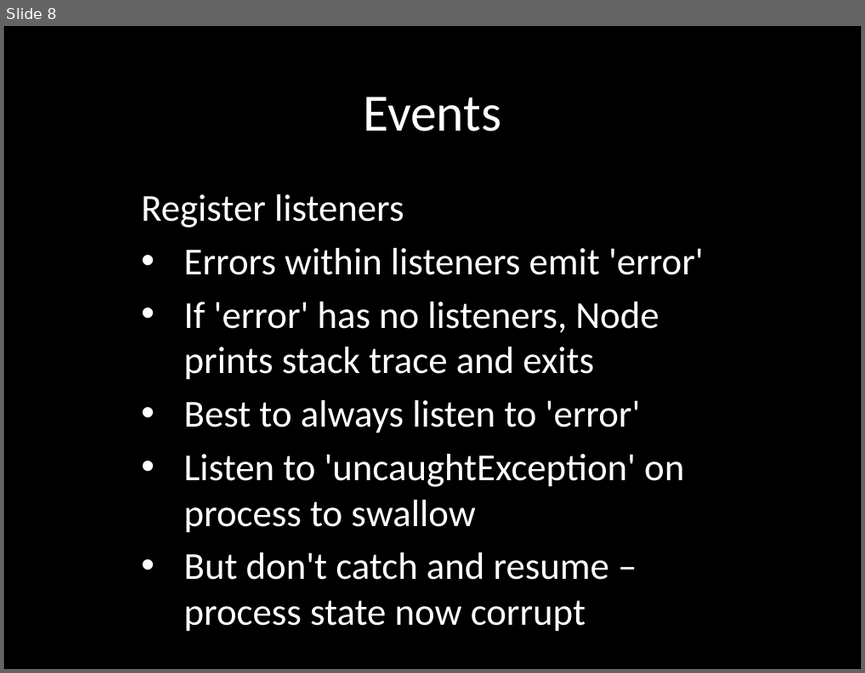
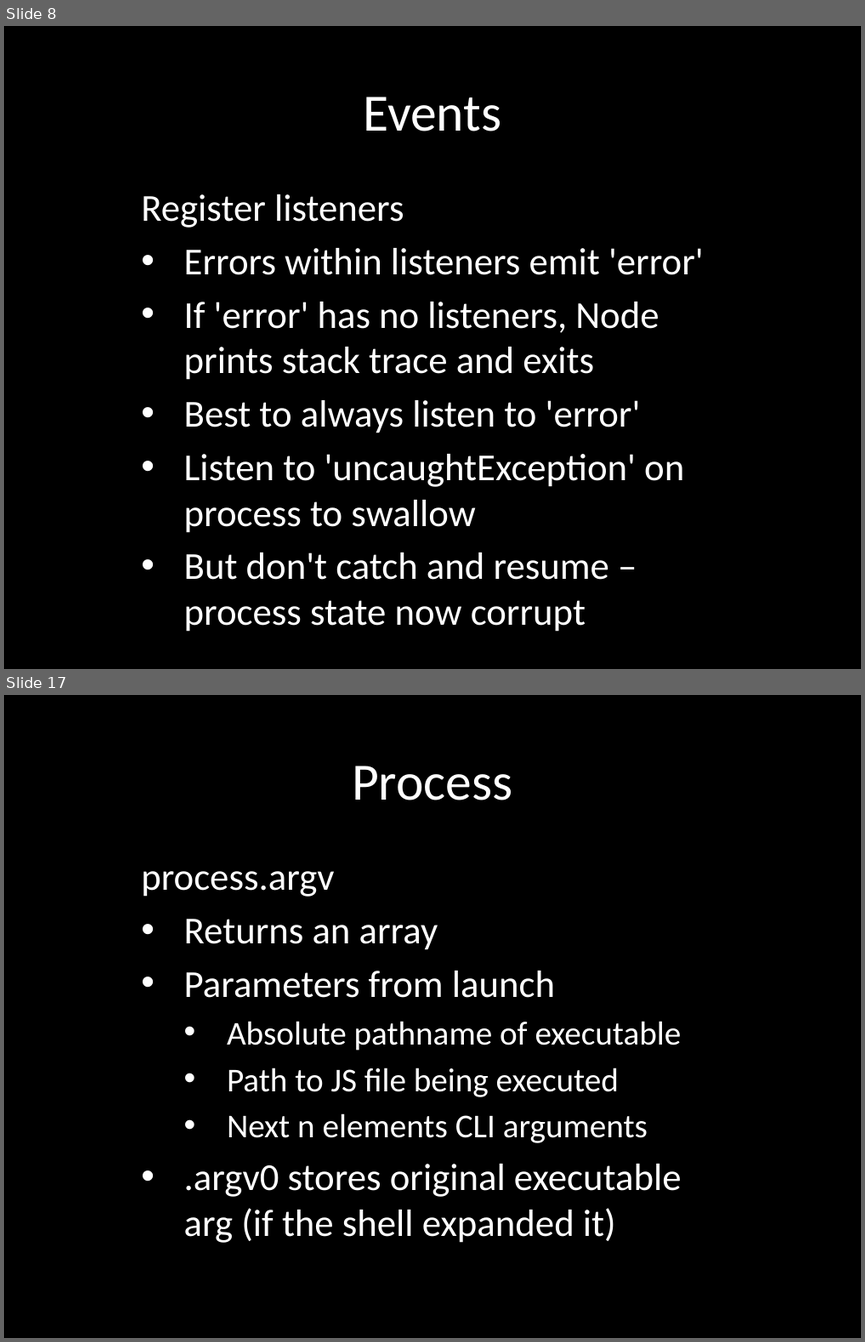
Before and after one commit to eliasjames/training-node, a slide deck: slides/Node Slides Day 2.pptx. Shown one above the other, each under a label of ours: slide 8 before the commit, slides 8 and 17 after it; the slides between them are not shown. The pictures are 865x673 and 865x1342 pixels, drawn with LibreOffice and Linux fonts; fonts in the diff are those of the drawing. Boxes give left, top, right and bottom in pixels: in the first picture for what was removed or moved away, otherwise in the second. Text is boxed around its words. In the diff, an @@ line names an element or a change of style, - is before the commit and + after.

Commit message:
Day 2 slides: events, streams, process

```diff
--- a/slides/Node Slides Day 2.pptx
+++ b/slides/Node Slides Day 2.pptx
@@ slide 17 added at [4, 695, 861, 1338], background #000000 @@
@@ title added at [352, 766, 513, 800], 44 pt, text #FFFFFF @@
+Process
@@ subtitle added at [141, 871, 681, 1242], 32 pt, text #FFFFFF @@
+process.argv
+• Returns an array
+• Parameters from launch
+  • Absolute pathname of executable
+  • Path to JS file being executed
+  • Next n elements CLI arguments
+• .argv0 stores original executable arg (if the shell expanded it)
```
Also in this commit, not shown: 14 other slides added.
